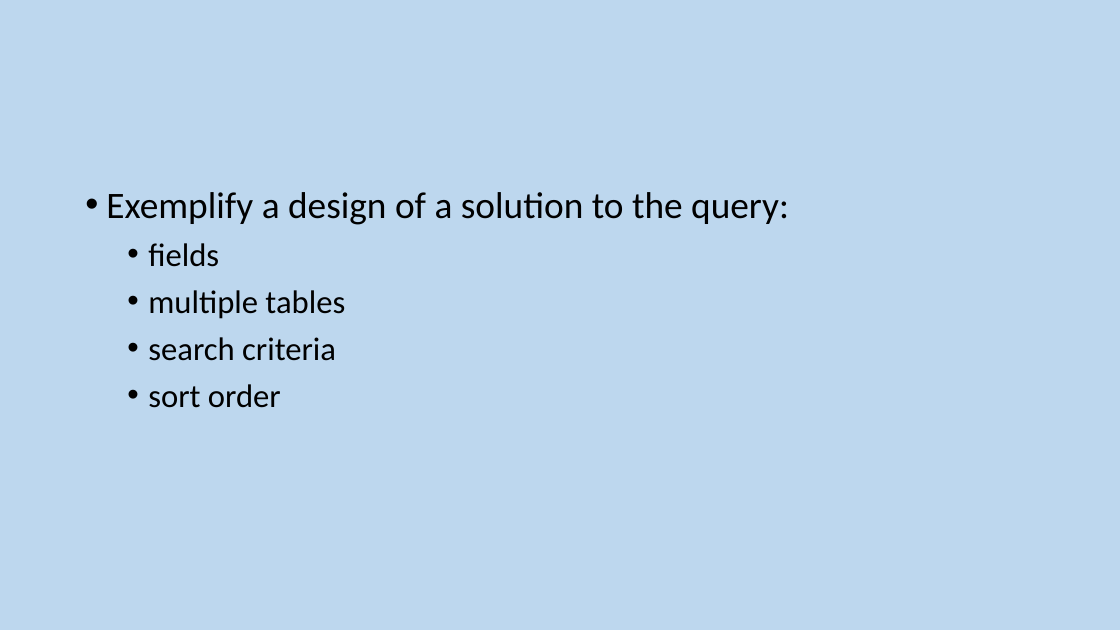
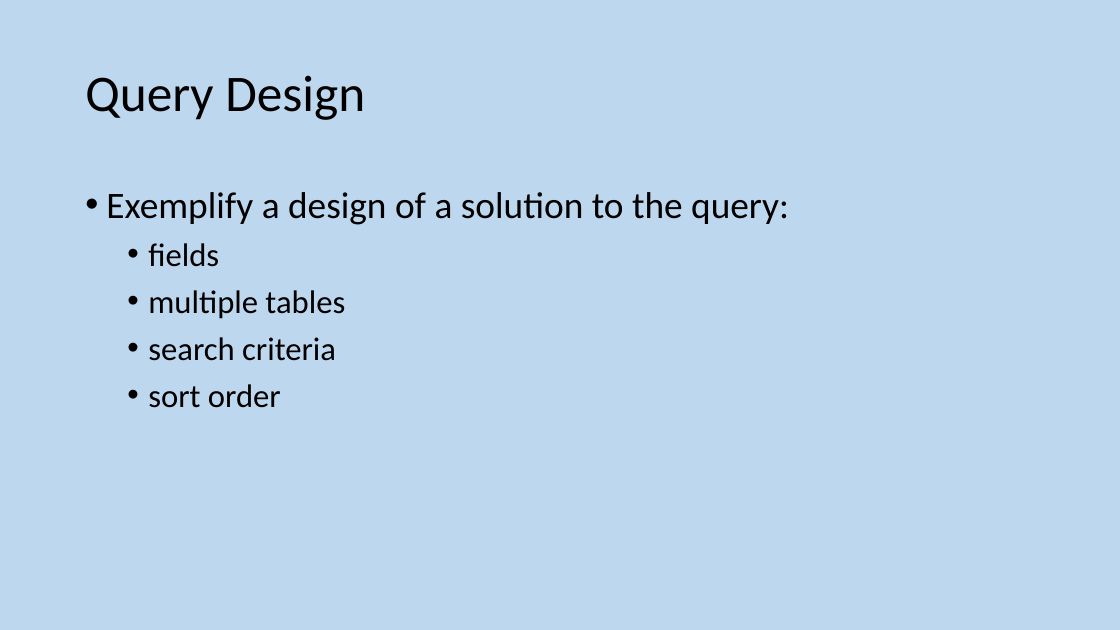
Before and after one commit to MrFriendCS/MrFriendCS.github.io, a slide deck: slide 188 of n5-cs/ddd/N5 CS DDD Slides.pptx. Drawn at 1120x630 pixels with LibreOffice and Linux fonts; fonts in the diff are those of the drawing. Boxes give left, top, right and bottom in pixels: in the first picture for what was removed or moved away, otherwise in the second. Text is boxed around its words. In the diff, an @@ line names an element or a change of style, - is before the commit and + after.

```diff
--- a/n5-cs/ddd/N5 CS DDD Slides.pptx
+++ b/n5-cs/ddd/N5 CS DDD Slides.pptx
@@ title added at box(85, 75, 365, 120), 44 pt, text #000000 @@
+Query Design
```
Also in this commit, not shown: 3 other slides changed, 6 other files.
